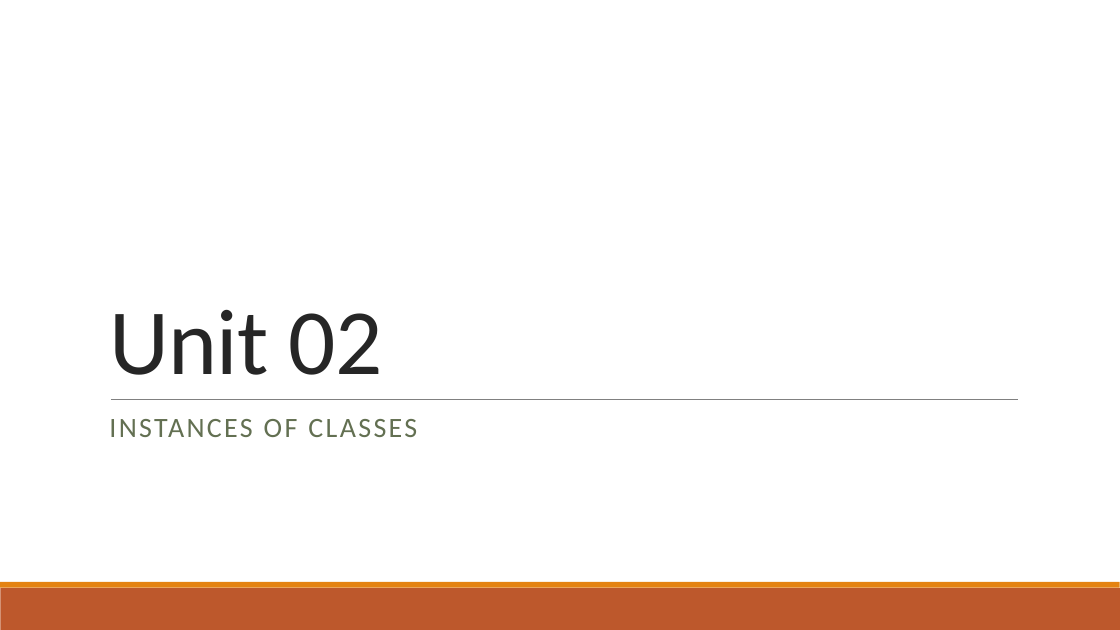
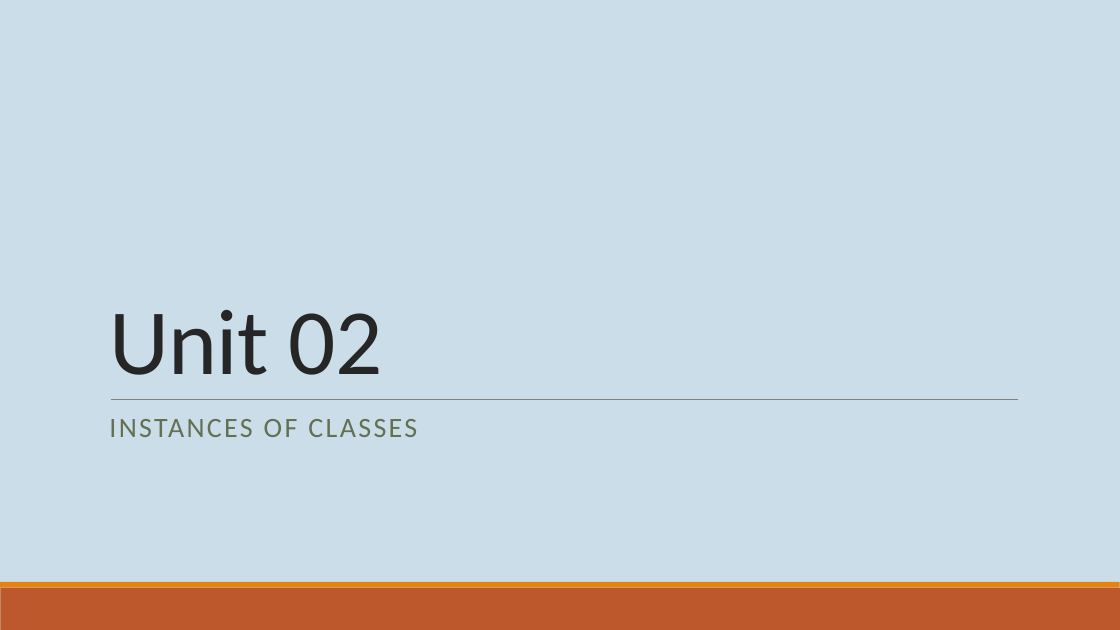
Before and after one commit to thewangclass/apcsa-curriculum, a slide deck: slide 2 of 02-Using-Objects/PowerPoints/01-Instances-of-Classes.pptx (slide 1 before the commit). Drawn at 1120x630 pixels with LibreOffice and Linux fonts; fonts in the diff are those of the drawing. Boxes give left, top, right and bottom in pixels: in the first picture for what was removed or moved away, otherwise in the second. Text is boxed around its words. In the diff, an @@ line names an element or a change of style, - is before the commit and + after.

Commit message:
Add to Unit 2 PowerPoint

```diff
--- a/02-Using-Objects/PowerPoints/01-Instances-of-Classes.pptx
+++ b/02-Using-Objects/PowerPoints/01-Instances-of-Classes.pptx
@@ background #FFFFFF to #CCDDEA @@
```
Also in this commit, not shown: 2 other slides changed, 50 slides added, 2 slides removed, 31 other files.
